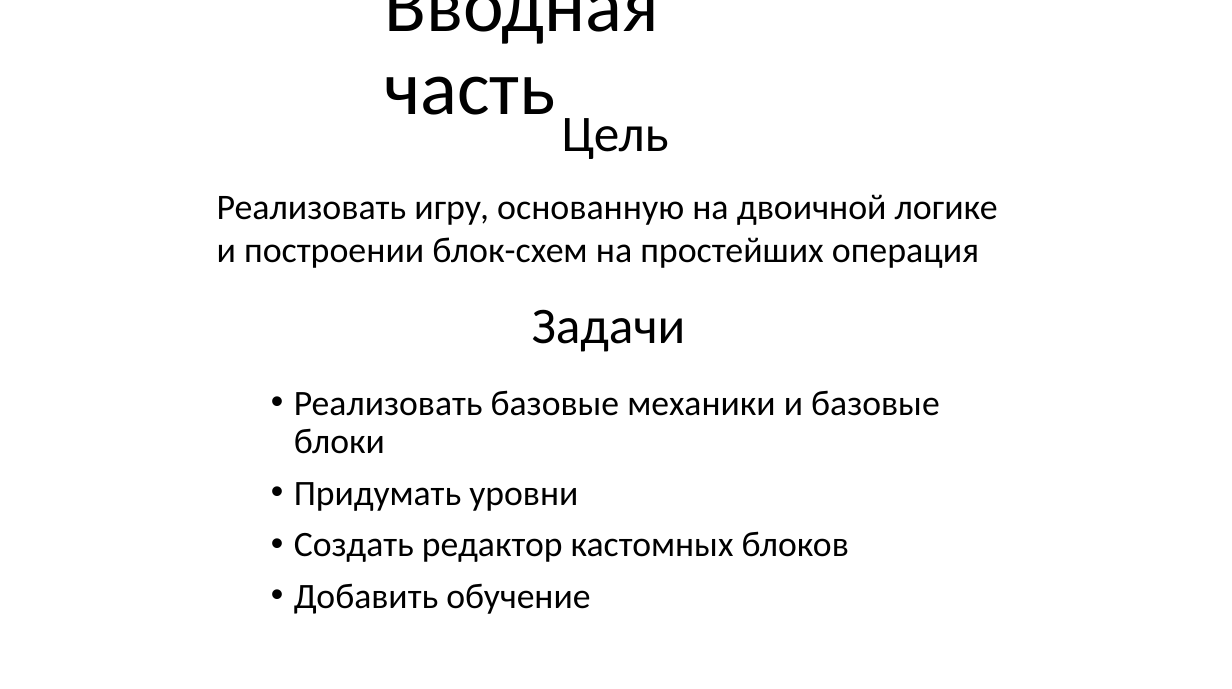
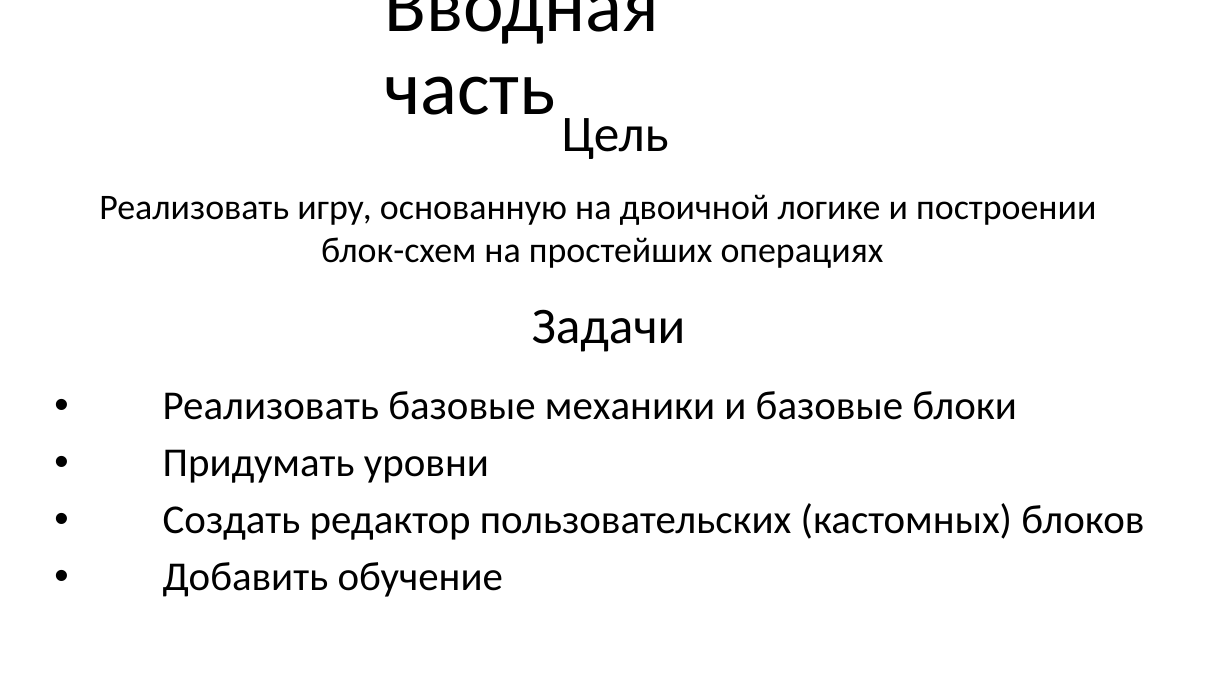
Before and after one commit to creativepix/Pygame_Logic_Functions, a slide deck: slide 2 of presentation.pptx. Drawn at 1232x689 pixels with LibreOffice and Linux fonts; fonts in the diff are those of the drawing; background and template pictures are left out. Boxes give left, top, right and bottom in pixels: in the first picture for what was removed or moved away, otherwise in the second. Text is boxed around its words. In the diff, an @@ line names an element or a change of style, - is before the commit and + after.

```diff
--- a/presentation.pptx
+++ b/presentation.pptx
@@ text at <box>99,194,1096,268</box>: text changed @@
-Реализовать игру, основанную на двоичной логике
-и построении блок-схем на простейших операция
+Реализовать игру, основанную на двоичной логике и построении
+блок-схем на простейших операциях
@@ text "Реализовать базовые механики и базовые ...": place and size @@
-text "Реализовать базовые механики и базовые ..." at <box>294,390,940,614</box>
+text "Реализовать базовые механики и базовые ..." at <box>163,391,1144,597</box>
@@ text at <box>163,391,1017,597</box>: size 27.9 to 32 pt in "Реализовать базовые механики и базовые блоки", "Придумать уровни", "Добавить обучение"; indent changed @@
@@ text at <box>163,503,1144,540</box>: text changed; size 27.9 to 32 pt @@
-• Создать редактор кастомных блоков
+• Создать редактор пользовательских (кастомных) блоков
```
Also in this commit, not shown: 3 other slides changed.
